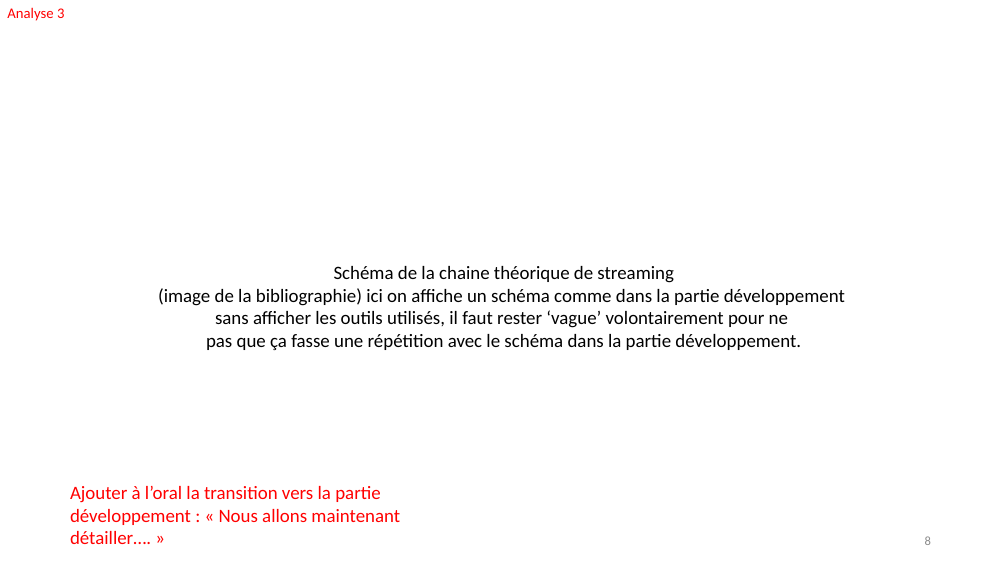
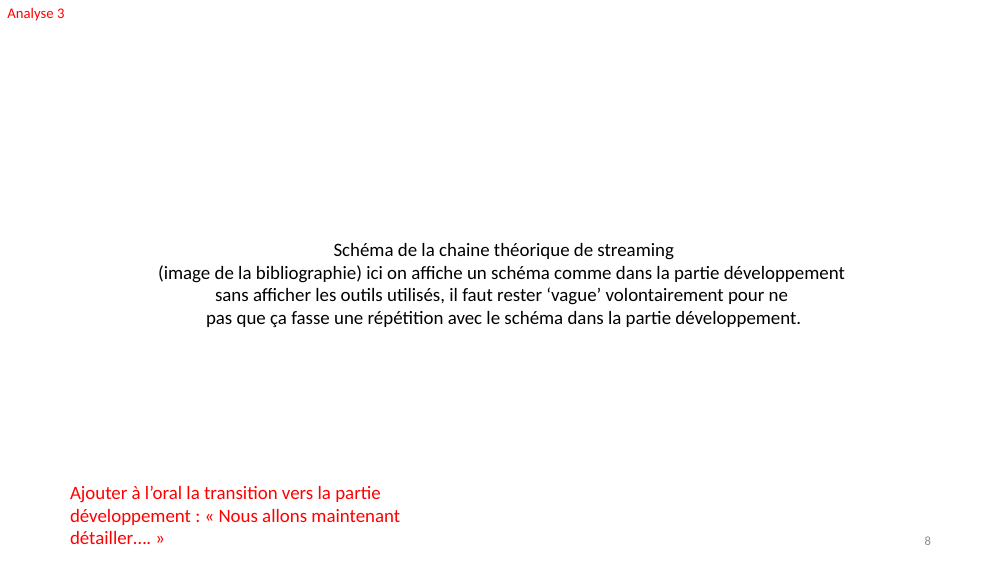
Before and after one commit to FabienMnsn/PRES2, a slide deck: slide 8 of Slides/slides BACKUP.pptx. Drawn at 1008x567 pixels with LibreOffice and Linux fonts; fonts in the diff are those of the drawing. Boxes give left, top, right and bottom in pixels: in the first picture for what was removed or moved away, otherwise in the second. Text is boxed around its words. In the diff, an @@ line names an element or a change of style, - is before the commit and + after.

Commit message:
update slides

```diff
--- a/Slides/slides BACKUP.pptx
+++ b/Slides/slides BACKUP.pptx
@@ text "Schéma de la chaine théorique ...": place and size @@
-text "Schéma de la chaine théorique ..." at box(158, 266, 845, 350)
+text "Schéma de la chaine théorique ..." at box(158, 243, 845, 327)
```
Also in this commit, not shown: 3 other slides changed, 2 other files.
